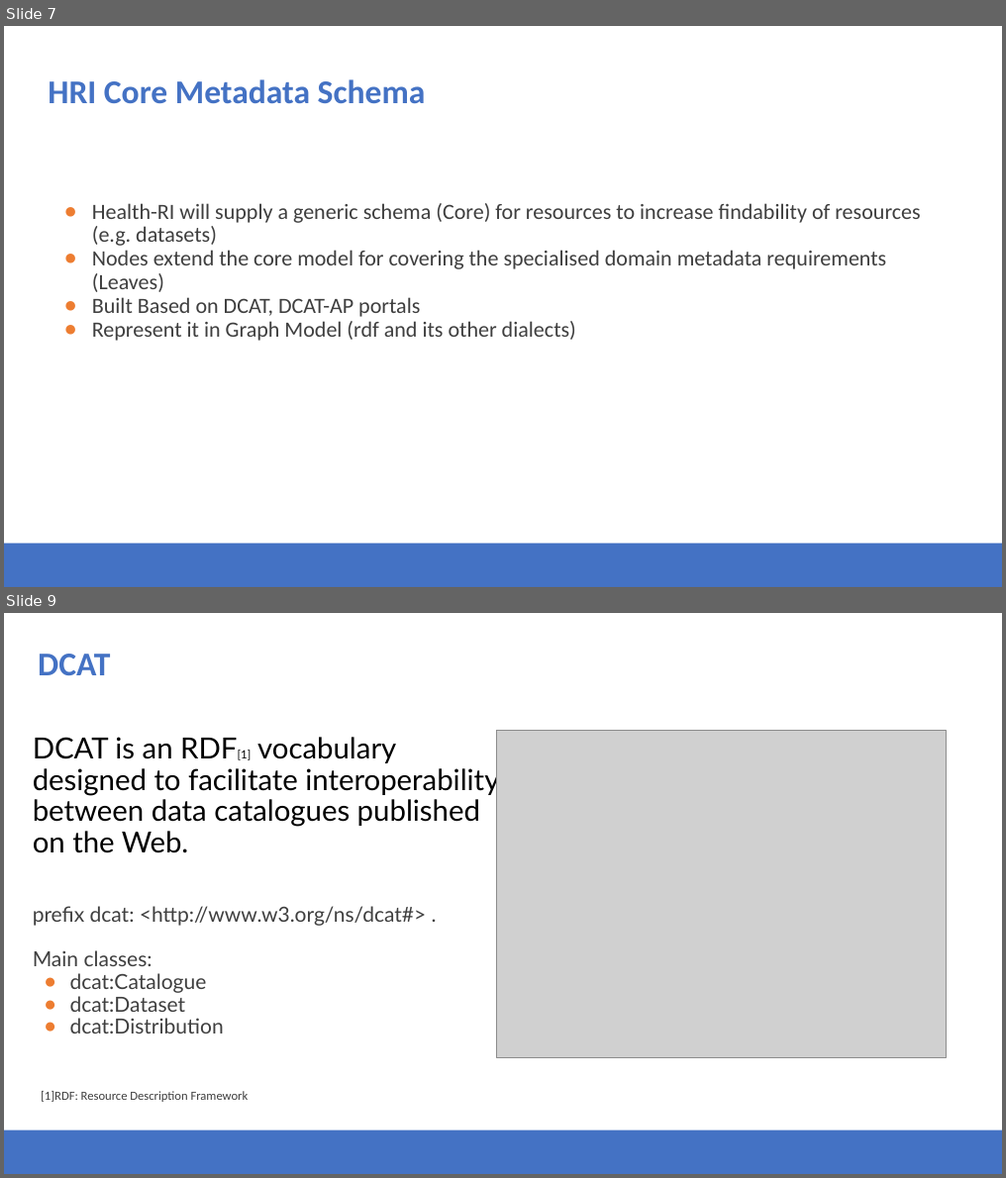
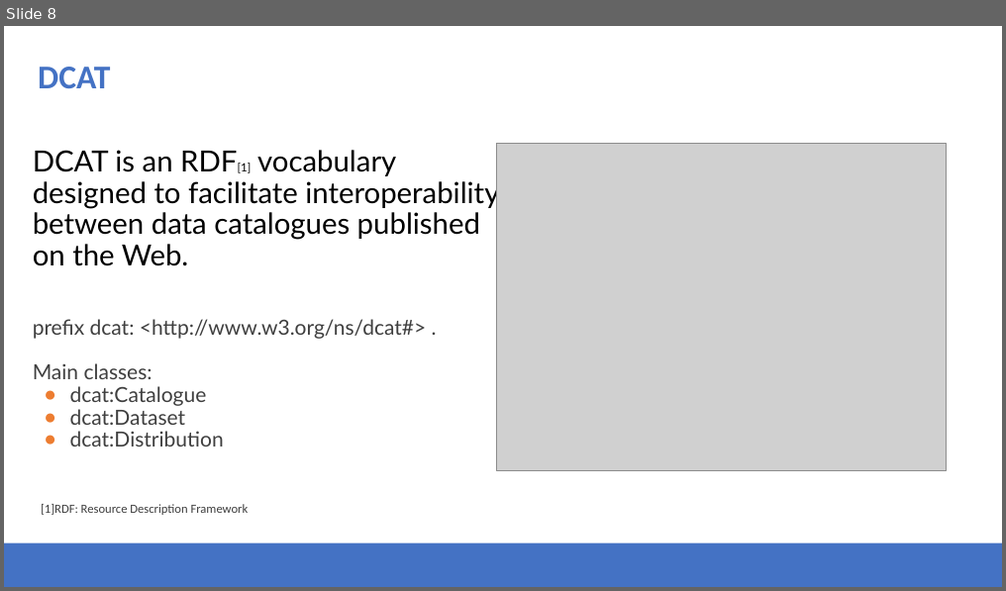
Before and after one commit to Health-RI/health-ri-metadata, a slide deck: Presentations/31082023HRI_Metadata_Schema_ImagingGroup_KickOff.pptx. Shown one above the other, each under a label of ours: slides 7 and 9 before the commit, slide 8 after it; the slides between them are not shown. The pictures are 1006x1178 and 1006x591 pixels, drawn with LibreOffice and Linux fonts; fonts in the diff are those of the drawing; grey boxes stand for pictures; background and template pictures are left out. Boxes give left, top, right and bottom in pixels: in the first picture for what was removed or moved away, otherwise in the second. Text is boxed around its words. In the diff, an @@ line names an element or a change of style, - is before the commit and + after.

```diff
--- a/Presentations/31082023HRI_Metadata_Schema_ImagingGroup_KickOff.pptx
+++ b/Presentations/31082023HRI_Metadata_Schema_ImagingGroup_KickOff.pptx
@@ slide 7 removed at (4, 26, 1002, 587), background #FFFFFF; not listed: 1 template element that a slide beside it also shows @@
@@ title removed at (48, 79, 426, 104) @@
-HRI Core Metadata Schema
@@ text removed at (92, 203, 920, 341) @@
-● Health-RI will supply a generic schema (Core) for resources to increase findability of resources (e.g. datasets)
-● Nodes extend the core model for covering the specialised domain metadata requirements (Leaves)
-● Built Based on DCAT, DCAT-AP portals
-● Represent it in Graph Model (rdf and its other dialects)
@@ what was slide 9 is now slide 8 @@
```
Also in this commit, not shown: 14 slides changed, 3 slides added, 4 other slides removed.
